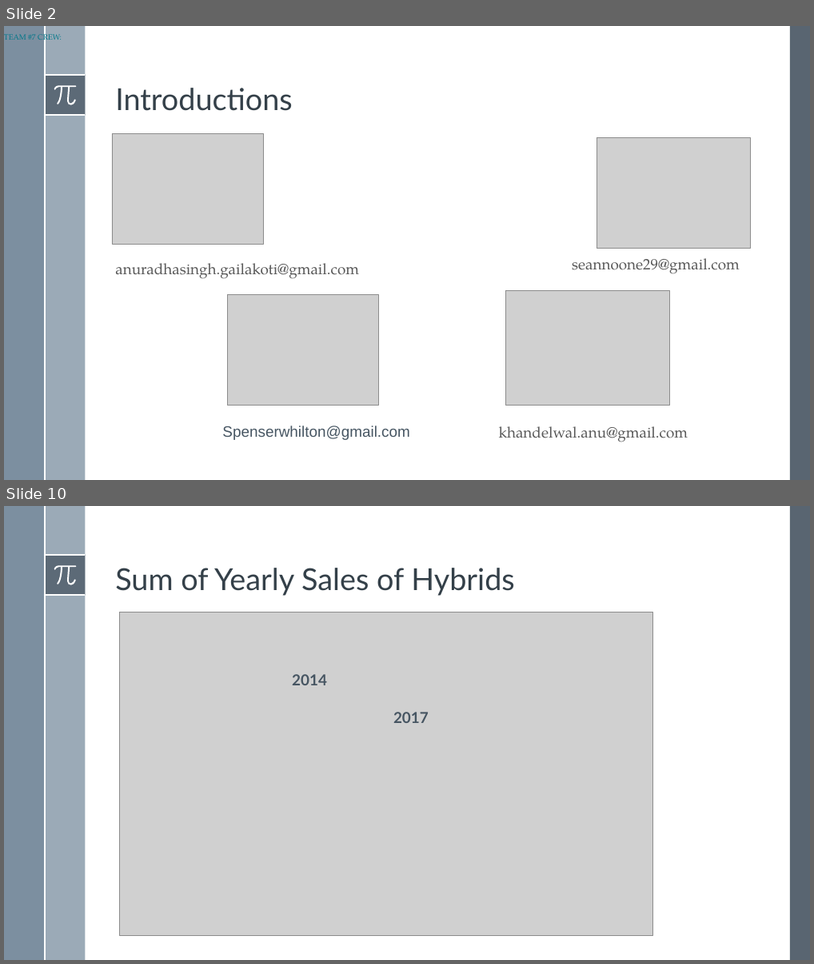
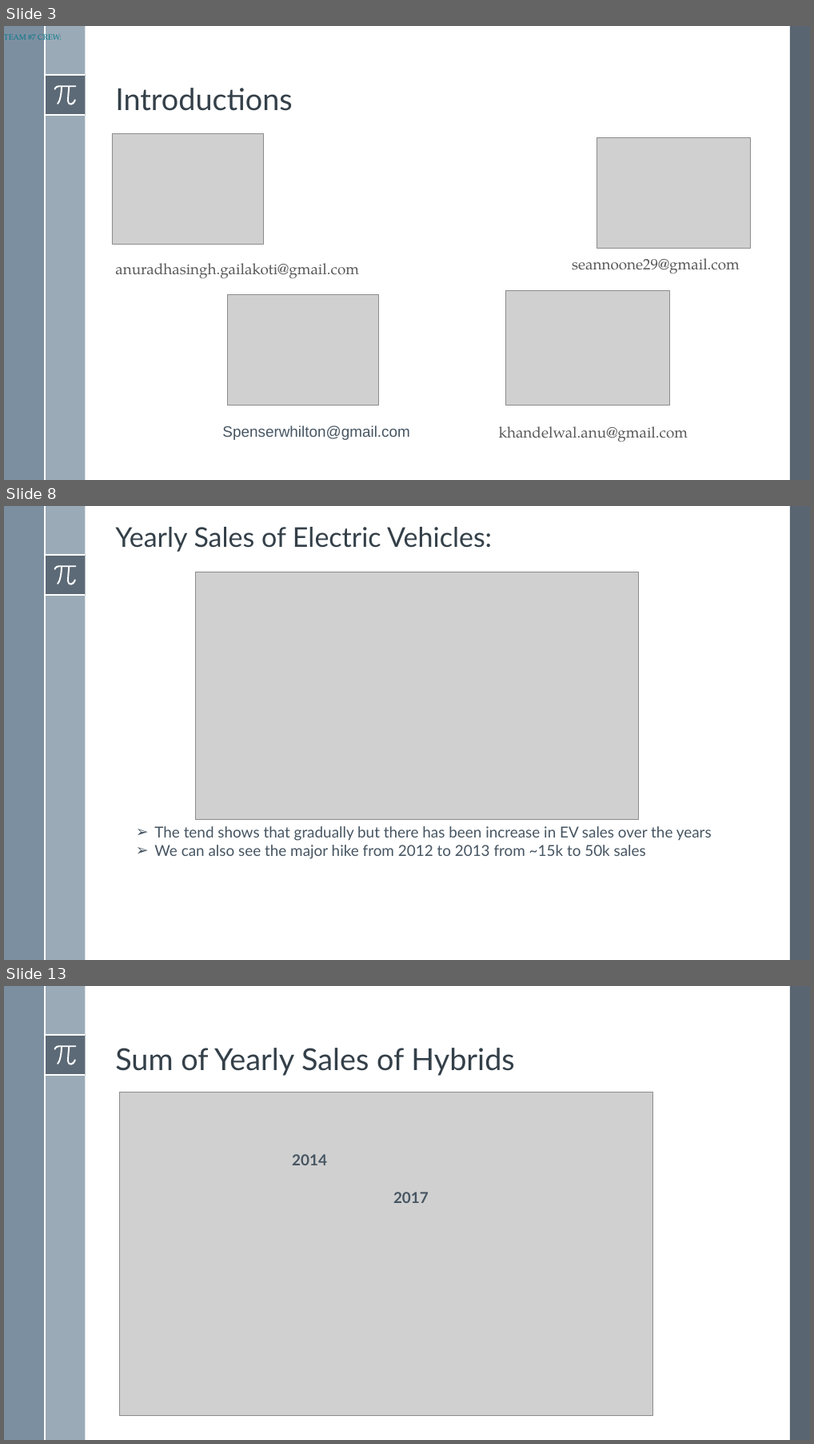
Before and after one commit to SpenserHilton/BootcampProj1, a slide deck: Project1_Presentation_EV.pptx. Shown one above the other, each under a label of ours: slides 2 and 10 before the commit, slides 3, 8 and 13 after it; the slides between them are not shown. The pictures are 814x964 and 814x1444 pixels, drawn with LibreOffice and Linux fonts; fonts in the diff are those of the drawing; grey boxes stand for pictures. Boxes give left, top, right and bottom in pixels: in the first picture for what was removed or moved away, otherwise in the second. Text is boxed around its words. In the diff, an @@ line names an element or a change of style, - is before the commit and + after.

```diff
--- a/Project1_Presentation_EV.pptx
+++ b/Project1_Presentation_EV.pptx
@@ slide 8 added at (4,506,810,960), background #FFFFFF; not listed: 8 template elements that a slide beside it also shows @@
@@ title added at (115,527,492,552), 32.4 pt, text #35404A @@
+Yearly Sales of Electric Vehicles:
@@ picture added at (195,572,638,820) @@
@@ text added at (154,826,712,859), 18 pt, text #465562 @@
+➢ The tend shows that gradually but there has been increase in EV sales over the years
+➢ We can also see the major hike from 2012 to 2013 from ~15k to 50k sales
@@ what was slide 2 is now slide 3 @@
@@ what was slide 10 is now slide 13 @@
```
Also in this commit, not shown: 6 slides changed, 9 other slides added, 12 slides removed, 5 other files.
